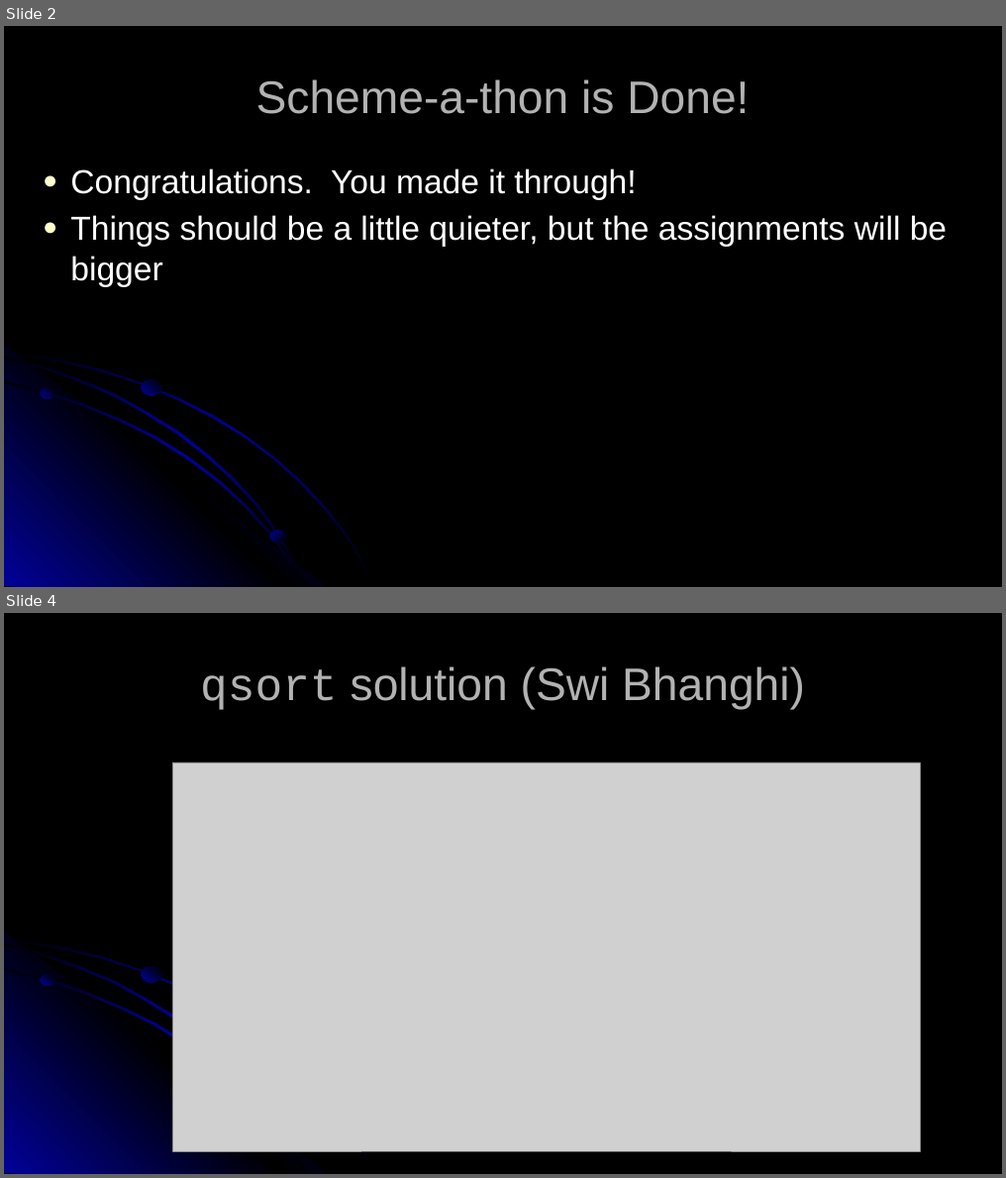
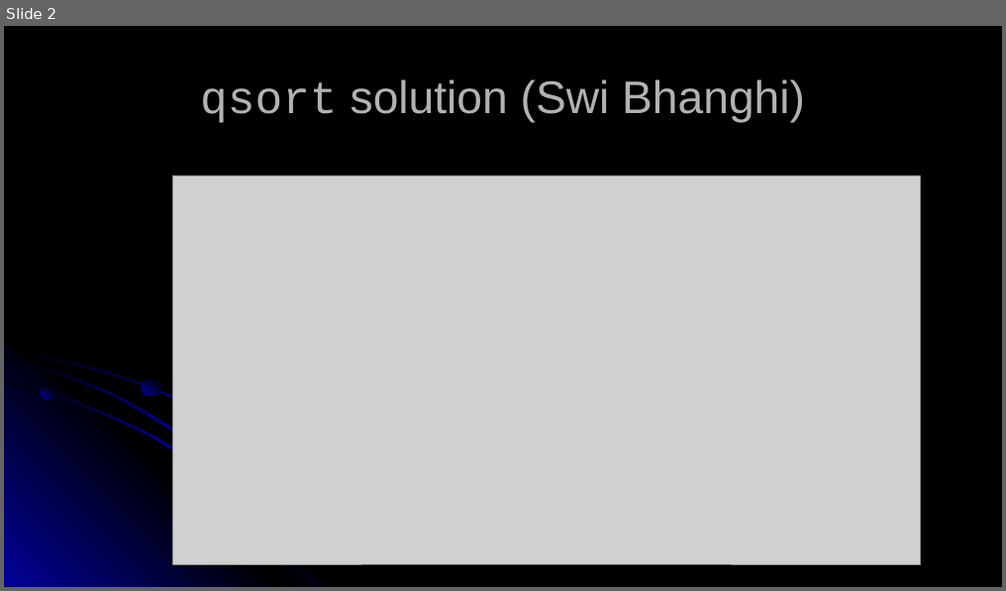
Before and after one commit to RHIT-CSSE/csse304, a slide deck: ClassMaterials/OOP/09-OOP-202120.pptx. Shown one above the other, each under a label of ours: slides 2 and 4 before the commit, slide 2 after it; the slides between them are not shown. The pictures are 1006x1178 and 1006x591 pixels, drawn with LibreOffice and Linux fonts; fonts in the diff are those of the drawing; grey boxes stand for pictures. Boxes give left, top, right and bottom in pixels: in the first picture for what was removed or moved away, otherwise in the second. Text is boxed around its words. In the diff, an @@ line names an element or a change of style, - is before the commit and + after.

```diff
--- a/ClassMaterials/OOP/09-OOP-202120.pptx
+++ b/ClassMaterials/OOP/09-OOP-202120.pptx
@@ slide 2 removed at (4,26,1002,587), background #000000; not listed: 6 template elements that a slide beside it also shows @@
@@ title removed at (256,79,748,114) @@
-Scheme-a-thon is Done!
@@ text removed at (70,169,946,287) @@
-● Congratulations. You made it through!
-● Things should be a little quieter, but the assignments will be bigger
@@ ellipse removed at (270,531,286,543) @@
@@ what was slide 4 is now slide 2 @@
```
Also in this commit, not shown: 1 slide changed, 1 other slide removed, 1 other file.
